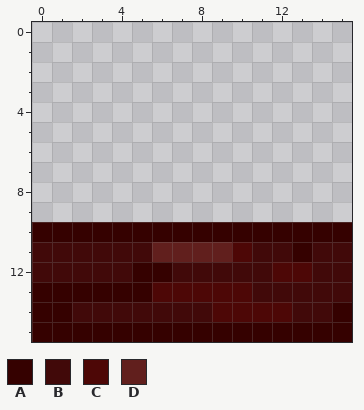
Two states of a pixel-art file, Assets/Sprites/Game/Floors/Tile_Wall_Top_Brick_A.aseprite. Above: the version before the commit.
16x16 pixels, 1 frame.
Palette (. is transparent): A #350100  B #410909  C #4d0706  D #611f1d
Pixels before, first column x 0:
10 AAAAAAAAAAAAAAAA
11 BBBBBBDDDDCBBABB
12 BBBBBAABBBBBCCBB
13 AAAAAACCCCCBBBBB
14 AABBBBBBBCCCCBBA
15 AAAAAAAAAAAAAAAA
The same view after the edit:
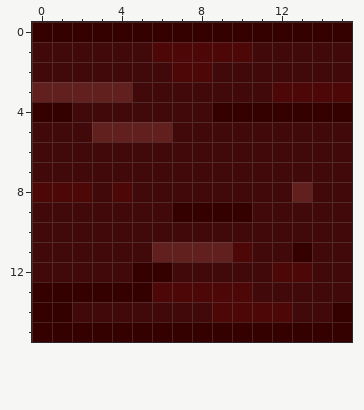
What changed:
The edit adds colour A in row 0 at x 0 to 15; in row 4 at x 0 to 1 and 9 to 15; in row 9 at x 7 to 10.
The edit adds colour B in row 1 at x 0 to 5 and 11 to 15; in row 2 at x 0 to 6 and 9 to 15; in row 3 at x 5 to 11; in row 4 at x 2 to 8; in row 5 at x 0 to 2 and 7 to 15; in rows 6 to 7 at x 0 to 15.
The edit adds colour B in row 8 at x 3, 5 to 12 and 14 to 15; in row 9 at x 0 to 6 and 11 to 15.
Colour A gives way to colour B in row 10 at x 0 to 15.
The edit adds colour C in row 1 at x 6 to 10; in row 2 at x 7 to 8; in row 3 at x 12 to 15; in row 8 at x 0 to 2 and 4.
The edit adds colour D in row 3 at x 0 to 4; in row 5 at x 3 to 6; in row 8 at x 13.
Pixel boxes of the changes (left, top, right, bottom) in both pictures:
changed: (32, 22, 352, 242)
